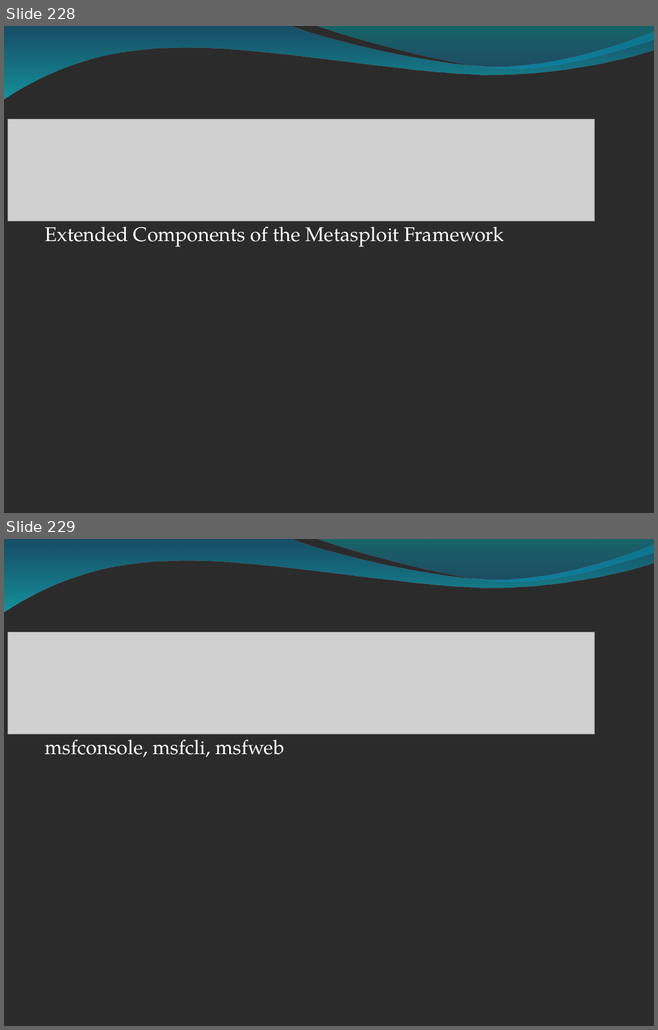
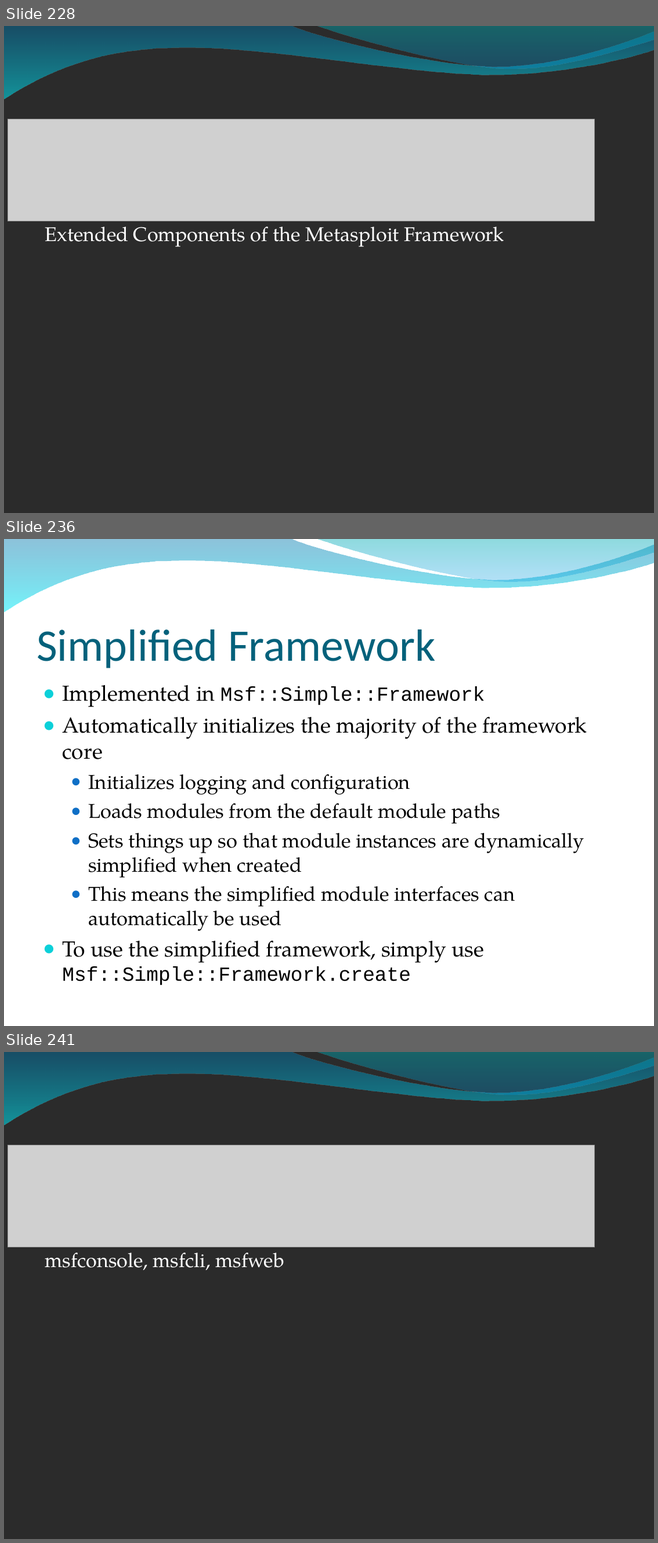
Before and after one commit to radar-webhook-testing/metasploit-framework-commits, a slide deck: dev/materials/msf3_internals_training/slides/bh_training_deck.ppt. Shown one above the other, each under a label of ours: slides 228 and 229 before the commit, slides 228, 236 and 241 after it; the slides between them are not shown. The pictures are 658x1030 and 658x1543 pixels, drawn with LibreOffice and Linux fonts; fonts in the diff are those of the drawing; grey boxes stand for pictures; background and template pictures are left out; a plain dark background stands for a picture behind light text. Boxes give left, top, right and bottom in pixels: in the first picture for what was removed or moved away, otherwise in the second. Text is boxed around its words. In the diff, an @@ line names an element or a change of style, - is before the commit and + after.

```diff
--- a/dev/materials/msf3_internals_training/slides/bh_training_deck.ppt
+++ b/dev/materials/msf3_internals_training/slides/bh_training_deck.ppt
@@ slide 236 added at [4, 539, 654, 1026], background picture (left out); not listed: 2 template elements that a slide beside it also shows @@
@@ title added at [36, 629, 435, 668], 50 pt, text #04617B @@
+Simplified Framework
@@ text added at [62, 685, 586, 986], 22.2 pt, text #000000 @@
+● Implemented in Msf::Simple::Framework
+● Automatically initializes the majority of the framework core
+  ● Initializes logging and configuration
+  ● Loads modules from the default module paths
+  ● Sets things up so that module instances are dynamically simplified when created
+  ● This means the simplified module interfaces can automatically be used
+● To use the simplified framework, simply use Msf::Simple::Framework.create
@@ what was slide 229 is now slide 241 @@
```
Also in this commit, not shown: 60 other slides added.
